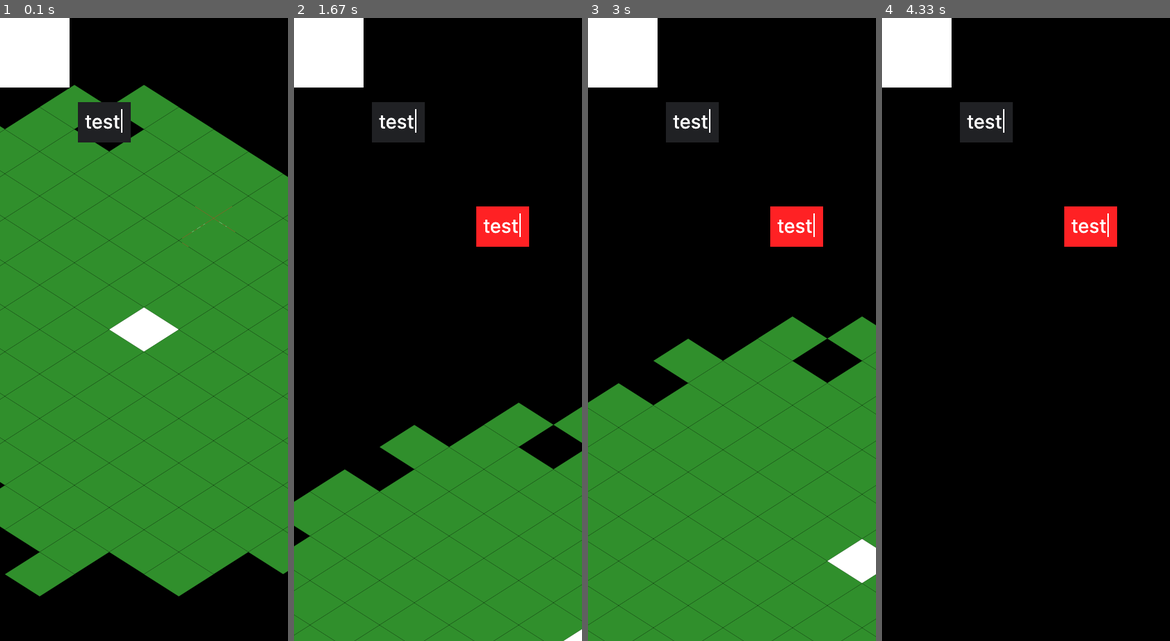
Above: before the commit, frames 1-4 (left to right).
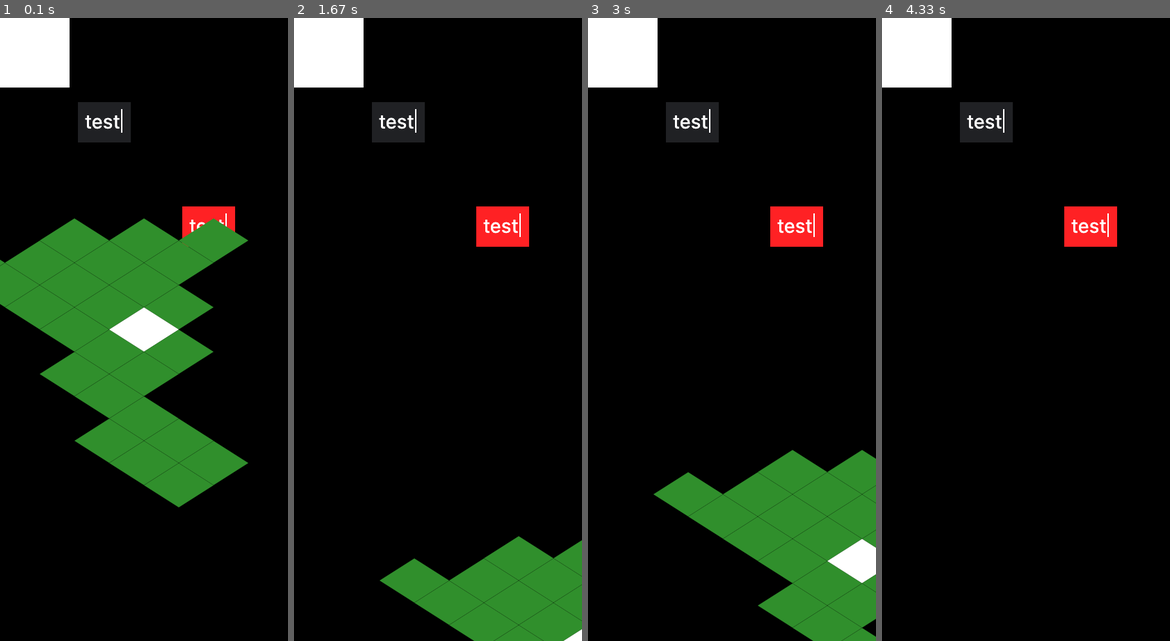
Above: after the commit, the same moments.

Repository: marcusTsng/goal_app
Game: pygame game, started from main.py
Same seed, same stepped clock (60 frames per second), same inputs: the game is played once before the commit and once after it.
Inputs (mouse positions are in pixels of both pictures, inside the frame that each line leads up to):
- Up to frame 1 (0.1 s): no input
- Up to frame 2 (1.67 s): press the mouse at (368, 373) at 0.37 s; move the mouse to (435, 254) at 0.47 s; release the mouse at (501, 136) at 0.6 s; click (504, 422) at 0.72 s; press the mouse at (472, 260) at 1.03 s; move the mouse to (432, 416) at 1.13 s; release the mouse at (389, 566) at 1.27 s; press the mouse at (438, 242) at 1.37 s; move the mouse to (486, 366) at 1.47 s; release the mouse at (538, 491) at 1.6 s
- Up to frame 3 (3 s): press the mouse at (697, 304) at 1.7 s; move the mouse to (694, 429) at 1.8 s; release the mouse at (694, 547) at 1.93 s; press the mouse at (766, 441) at 2.53 s; move the mouse to (757, 279) at 2.63 s; release the mouse at (749, 111) at 2.77 s; press the mouse at (662, 329) at 2.87 s; move the mouse to (691, 435) at 2.97 s
- Up to frame 4 (4.33 s): release the mouse at (1014, 547) at 3.1 s; press the mouse at (991, 398) at 3.2 s; move the mouse to (1028, 335) at 3.3 s; release the mouse at (1066, 273) at 3.43 s; press the mouse at (902, 285) at 3.53 s; move the mouse to (965, 410) at 3.63 s; release the mouse at (1028, 535) at 3.77 s

The runs differ from the first frame. In frame 1, 50% of the frame differs, in the area x 0-100%, y 10-93%; in frame 2, 23%; in frame 3, 32%; in frame 4, nothing differs.

Commit message:
Update main.py

Diff:
--- a/main.py
+++ b/main.py
@@ -95,7 +95,7 @@
 def addTile():
     x,y = Tile.get_random_placement()
     Tile(x,y)
-for _ in range(150): addTile()
+for _ in range(20): addTile()
 
 button.set_function(addTile)
 
